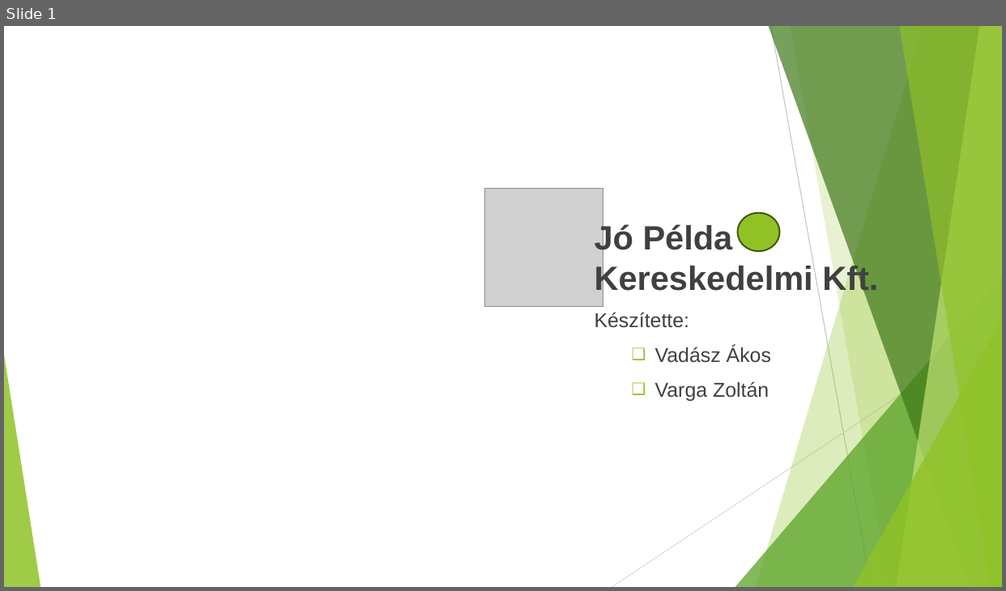
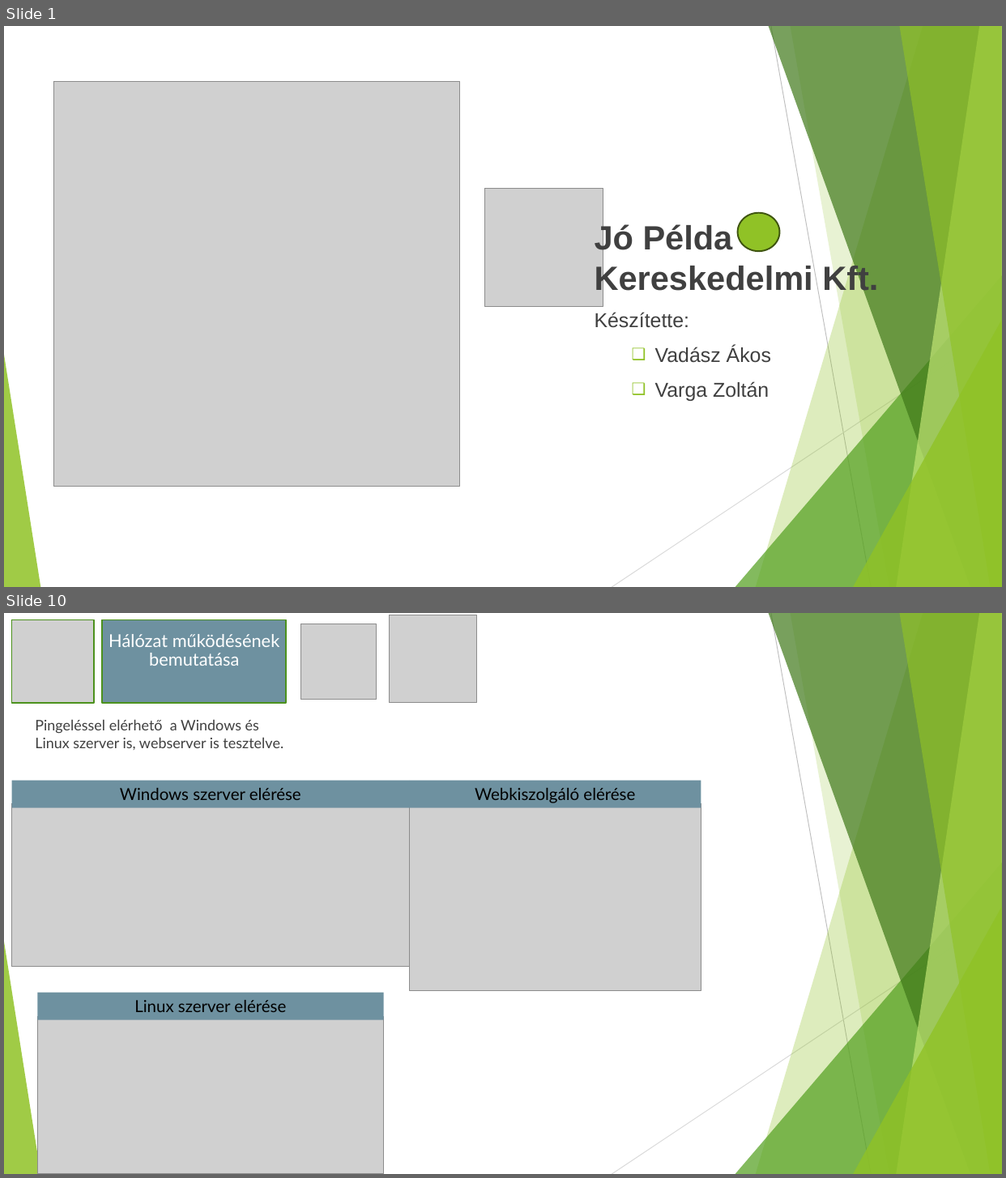
Before and after one commit to hmli83/414, a slide deck: Project_prezentacio.pptx. Shown one above the other, each under a label of ours: slide 1 before the commit, slides 1 and 10 after it; the slides between them are not shown. The pictures are 1006x591 and 1006x1178 pixels, drawn with LibreOffice and Linux fonts; fonts in the diff are those of the drawing; grey boxes stand for pictures. Boxes give left, top, right and bottom in pixels: in the first picture for what was removed or moved away, otherwise in the second. Text is boxed around its words. In the diff, an @@ line names an element or a change of style, - is before the commit and + after.

```diff
--- a/Project_prezentacio.pptx
+++ b/Project_prezentacio.pptx
@@ slide 10 added at (x1=4, y1=613, x2=1002, y2=1174), background #FFFFFF; not listed: 10 template elements that a slide beside it also shows @@
@@ picture added at (x1=11, y1=619, x2=94, y2=703) @@
@@ rectangle added at (x1=102, y1=619, x2=286, y2=703), fill #6E91A0, outline #4C911E 1.5 pt @@
@@ text added at (x1=108, y1=634, x2=280, y2=666), 17 pt, text #FFFFFF @@
+Hálózat működésének bemutatása
@@ picture added at (x1=300, y1=624, x2=376, y2=699) @@
@@ picture added at (x1=390, y1=615, x2=477, y2=703) @@
@@ text added at (x1=35, y1=719, x2=283, y2=750), 14 pt, text #404040 @@
+Pingeléssel elérhető a Windows és Linux szerver is, webserver is tesztelve.
@@ rectangle added at (x1=11, y1=781, x2=409, y2=808), fill #6E91A0, 16 pt, text #000000 @@
+Windows szerver elérése
@@ rectangle added at (x1=409, y1=781, x2=701, y2=808), fill #6E91A0, 16 pt, text #000000 @@
+Webkiszolgáló elérése
@@ picture added at (x1=11, y1=804, x2=409, y2=966) @@
@@ picture added at (x1=409, y1=804, x2=701, y2=990) @@
@@ rectangle added at (x1=38, y1=993, x2=385, y2=1020), fill #6E91A0, 16 pt, text #000000 @@
+Linux szerver elérése
@@ picture added at (x1=38, y1=1017, x2=385, y2=1174) @@
@@ slide 1 changed as well @@
@@ picture added at (x1=54, y1=81, x2=460, y2=487) @@
```
Also in this commit, not shown: 1 other slide changed, 9 other slides added, 1 slide removed.
